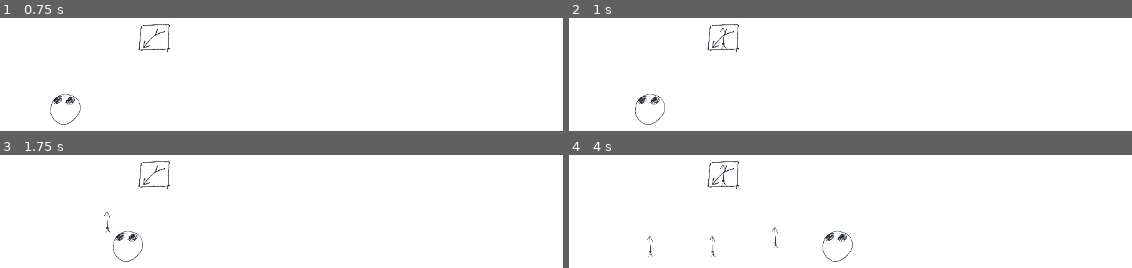
Above: before the commit, frames 1-4 (two rows, left to right).
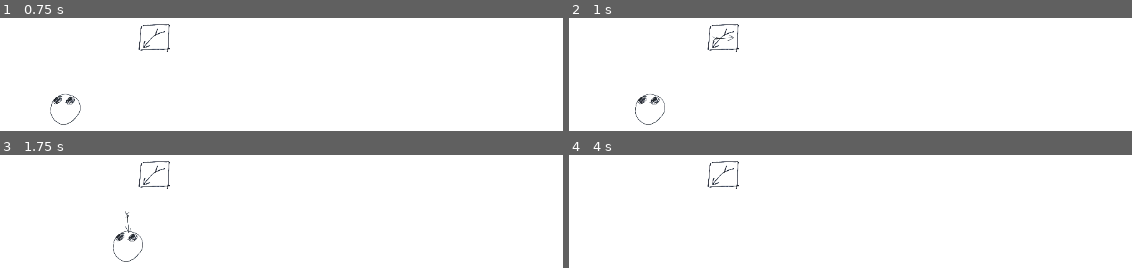
Above: after the commit, the same moments.

Repository: OzuYatamutsu/notebook-tower-defense
Game: Godot game, scene res://levels/test_level.tscn
Same seed, same stepped clock (60 frames per second), same inputs: the game is played once before the commit and once after it.
Inputs:
- Up to frame 1 (0.75 s): no input
- Up to frame 2 (1 s): no input
- Up to frame 3 (1.75 s): no input
- Up to frame 4 (4 s): no input

Frame 1 is identical in both runs. In frame 2, 0.1% of the frame differs, in the area x 25-30%, y 7-28%; in frame 3, 0.1%; in frame 4, 0.6%, in the area x 13-51%, y 7-95%.

Commit message:
Greatly simplify arrow logic by flipping the sprite the right way around

Diff:
--- a/projectiles/Arrow.tscn
+++ b/projectiles/Arrow.tscn
@@ -4,7 +4,7 @@
 [ext_resource type="Script" uid="uid://c7wj6o4lc2bsf" path="res://projectiles/arrow.gd" id="1_xhfri"]
 
 [sub_resource type="RectangleShape2D" id="RectangleShape2D_v6doq"]
-size = Vector2(63, 489)
+size = Vector2(493, 87)
 
 [node name="Arrow" type="Area2D"]
 collision_layer = 8
@@ -12,11 +12,10 @@
 script = ExtResource("1_xhfri")
 
 [node name="Sprite" type="Sprite2D" parent="."]
-rotation = 1.5708
 texture = ExtResource("1_ky4i0")
 
 [node name="CollisionShape2D" type="CollisionShape2D" parent="."]
-position = Vector2(2, -24)
+position = Vector2(8.5, 4.5)
 shape = SubResource("RectangleShape2D_v6doq")
 
 [node name="DespawnTimer" type="Timer" parent="."]
--- a/projectiles/arrow.gd
+++ b/projectiles/arrow.gd
@@ -5,9 +5,10 @@
     self.SPEED = 100.0
     self.DAMAGE = 50.0
 
-func _physics_process(delta: float) -> void:
+func _physics_process(_delta: float) -> void:
     if !IS_ACTIVE:
         return
 
     # We want to point the head of the arrow at
     # what we're firing
+    look_at(TARGET.global_position)
--- a/projectiles/projectile.gd
+++ b/projectiles/projectile.gd
@@ -4,7 +4,6 @@
 @export var DESPAWN_TIMER_SECS = 10.0
 @export var SPEED: float
 @export var TARGET: Mob
-@export var TARGET_LOCATION: Vector2
 @export var IS_ACTIVE = false
 @export var DAMAGE: float
 
@@ -18,23 +17,17 @@
     assert(SPEED != 0.0, "Projectiles must have a speed set!")
 
     TARGET = target
-    update_target_position()
     DespawnTimer.wait_time = DESPAWN_TIMER_SECS
     DespawnTimer.start()
     IS_ACTIVE = true
-
-func update_target_position():
-    if TARGET == null:
-        return
-    TARGET_LOCATION = TARGET.global_position
 
 func _process(delta: float) -> void:
     if !IS_ACTIVE:
         return
 
     global_position = Vector2(
-        move_toward(global_position.x, TARGET_LOCATION.x, SPEED * delta),
-        move_toward(global_position.y, TARGET_LOCATION.y, SPEED * delta),
+        move_toward(global_position.x, TARGET.global_position.x, SPEED * delta),
+        move_toward(global_position.y, TARGET.global_position.x, SPEED * delta),
     )
 
 func _on_despawn_timer_timeout() -> void:
Binary file changed: sprites/arrow.png
